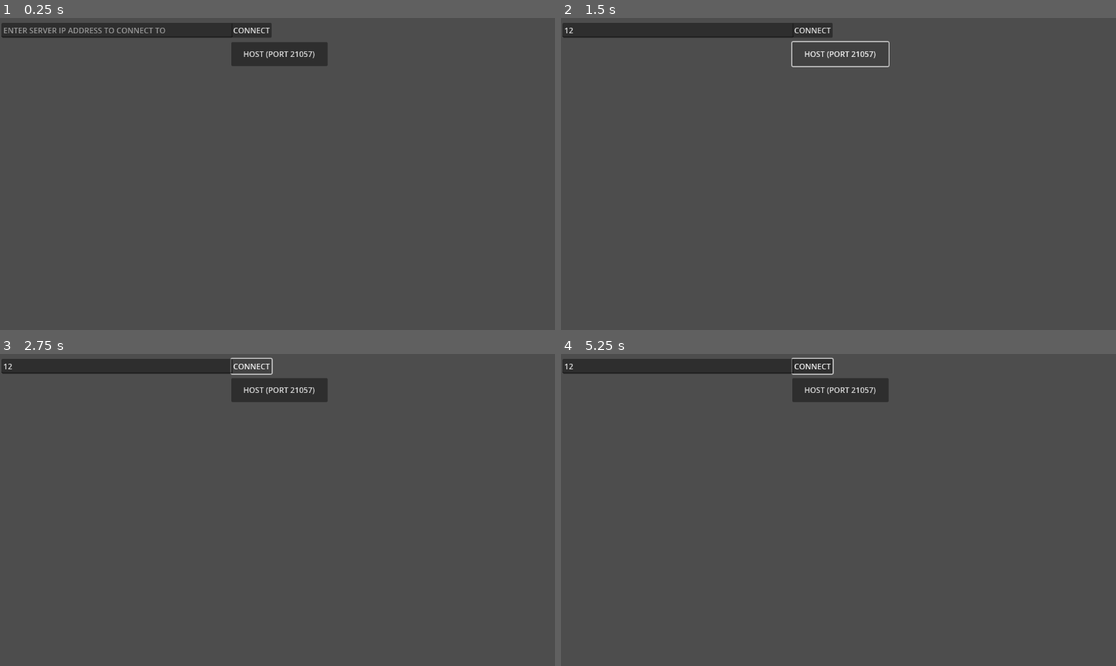
Above: before the commit, frames 1-4 (two rows, left to right).
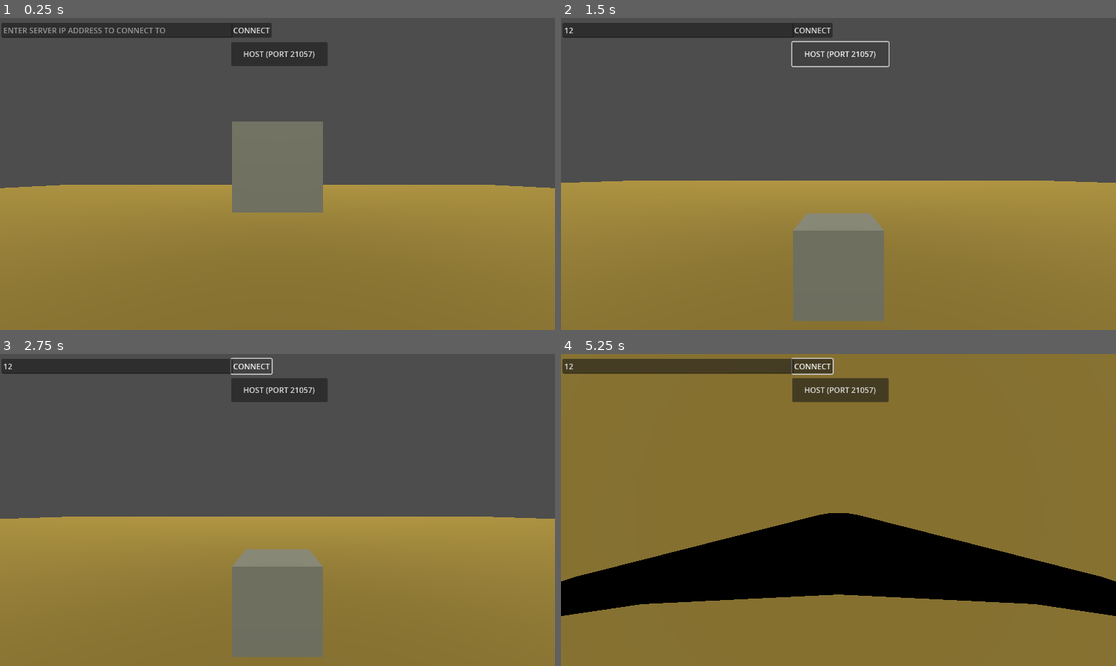
Above: after the commit, the same moments.

Repository: extract/over-fort-2
Game: Godot game, scene res://scenes/menu/menu.tscn
Two runs of this game, one before a commit and one after it. Both use one fixed random seed, a clock stepped at 60 frames per second and the inputs below. This scene is started directly instead of the project's main scene.
Inputs (mouse positions are in pixels of both pictures, inside the frame that each line leads up to):
- Up to frame 1 (0.25 s): no input
- Up to frame 2 (1.5 s): click (677, 30) at 0.52 s; type "12" at 0.6 s; click "HOST (PORT 21057)" at 1.25 s
- Up to frame 3 (2.75 s): click "CONNECT" at 2 s
- Up to frame 4 (5.25 s): move the mouse to (960, 494) at 2.77 s; hold D (right) 2.78-3.53 s; move the mouse to (727, 525) at 3.52 s; hold S (backward) 3.53-4.28 s; move the mouse to (894, 441) at 4.27 s; hold D (right) 4.28-5.03 s; move the mouse to (810, 572) at 5.02 s; hold W (forward) from 5.03 s (still down)

The runs differ from the first frame. In frame 1, 50% of the frame differs, in the area x 0-100%, y 33-100%; in frame 2, 48%; in frame 3, 48%; in frame 4, 96%, in the area x 0-100%, y 0-100%.

Commit message:
added map and menu hiding

Diff:
--- a/scenes/menu/host.gd
+++ b/scenes/menu/host.gd
@@ -2,6 +2,7 @@
 
 var PORT = 21057
 const MAX_CLIENTS = 8
+@onready var menuNode = (($"../..") as Control)
 
 func _on_pressed() -> void:
 	print("Hello $PORT", PORT)
@@ -29,7 +30,13 @@
 
 # Called on the server when a new player joins
 func _on_player_connected(id):
+
 	print("Player connected: ", id)
+	print("Players: " + str(len(multiplayer.get_peers()) + 1) + "/3")
+
+	if len(multiplayer.get_peers()) + 1 >= 3:
+		menuNode.visible = false
+
 
 # Called on the server when a player leaves
 func _on_player_disconnected(id):
--- a/scenes/menu/menu.tscn
+++ b/scenes/menu/menu.tscn
@@ -1,7 +1,8 @@
-[gd_scene load_steps=3 format=3 uid="uid://cho0rrlnqk2wt"]
+[gd_scene load_steps=4 format=3 uid="uid://cho0rrlnqk2wt"]
 
 [ext_resource type="Script" uid="uid://cdekt81cskj8h" path="res://scenes/menu/connect.gd" id="1_klgdb"]
 [ext_resource type="Script" uid="uid://bwak73dko45bd" path="res://scenes/menu/host.gd" id="2_mcvr8"]
+[ext_resource type="PackedScene" uid="uid://cyjfreye6e0em" path="res://scenes/maps/test_map/test_map.tscn" id="3_e0arn"]
 
 [node name="Node3D" type="Node3D"]
 
@@ -49,5 +50,7 @@
 text = "HOST (PORT 21057)"
 script = ExtResource("2_mcvr8")
 
+[node name="TestMap" parent="." instance=ExtResource("3_e0arn")]
+
 [connection signal="pressed" from="Menu/Client/Button" to="Menu/Client/Button" method="_on_pressed"]
 [connection signal="pressed" from="Menu/Server/Button" to="Menu/Server/Button" method="_on_pressed"]
Renamed: scenes/maps/test_map.tscn -> scenes/maps/test_map/test_map.tscn
